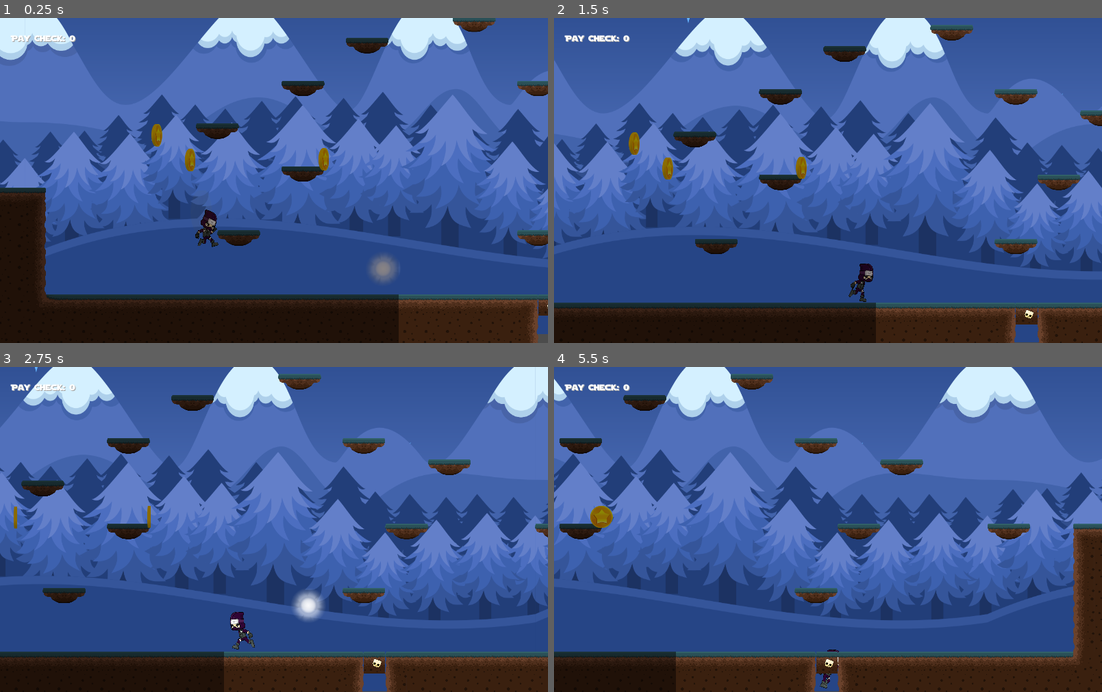
Above: before the commit, frames 1-4 (two rows, left to right).
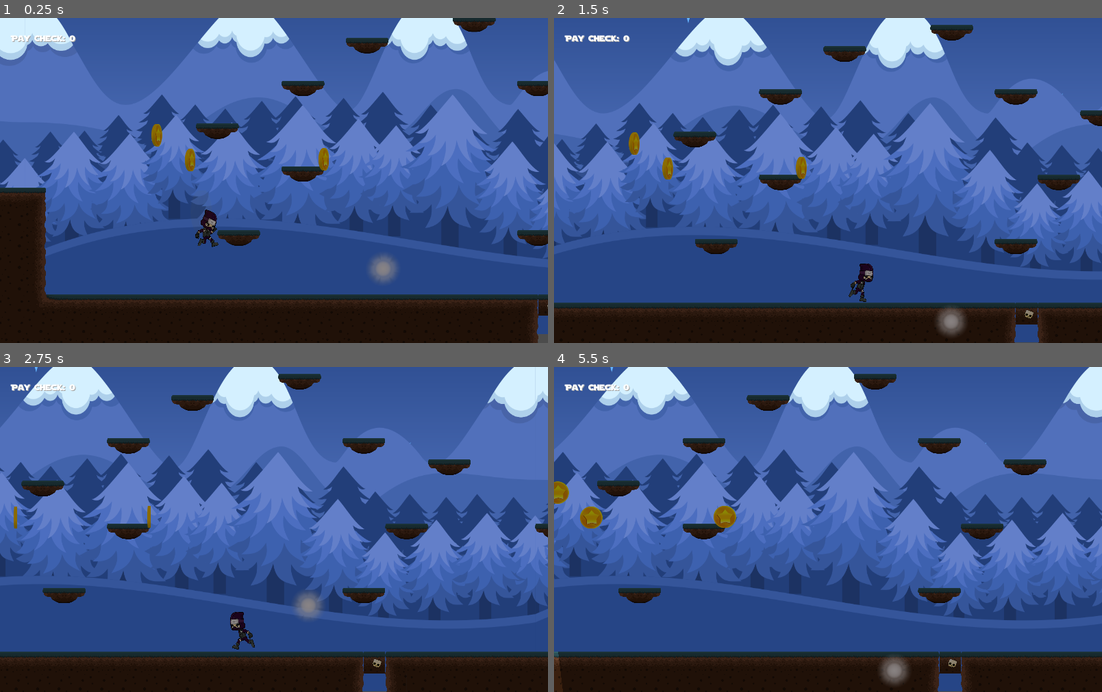
Above: after the commit, the same moments.

Repository: ahmet9cengiz/DarkLight
Game: Godot game, scene res://test.tscn
Two runs of this game, one before a commit and one after it. Both use one fixed random seed, a clock stepped at 60 frames per second and the inputs below. This scene is started directly instead of the project's main scene.
Inputs:
- Up to frame 1 (0.25 s): no input
- Up to frame 2 (1.5 s): tap Enter (ui_accept) at 0.5, 0.77 s; hold Right (ui_right) from 0.53 s (still down)
- Up to frame 3 (2.75 s): tap Enter (ui_accept) at 1.52 s; release Right (ui_right) at 2.03 s; hold Left (ui_left) from 2.03 s (still down)
- Up to frame 4 (5.5 s): release Left (ui_left) at 2.78 s; hold Right (ui_right) 2.78-4.28 s; tap Enter (ui_accept) at 3.02, 3.77, 4.52 s; hold Left (ui_left) 4.28-5.03 s; hold Right (ui_right) from 5.03 s (still down)

The runs differ from the first frame. In frame 1, 4.4% of the frame differs, in the area x 72-100%, y 0-100%; in frame 2, 5.7%; in frame 3, 8.7%; in frame 4, 43%, in the area x 0-100%, y 0-100%.

Commit message:
lightMask is added

Diff:
--- a/DarkLightGame/flashLight.gd
+++ b/DarkLightGame/flashLight.gd
@@ -1,7 +1,4 @@
 extends Area2D
-
-func _process(delta):
-	pass
 
 func _on_flashLight_body_entered(body):
 	if body.name == "Player":
--- /dev/null
+++ b/DarkLightGame/lightMask.gd
@@ -0,0 +1,14 @@
+extends Light2D
+
+onready var effect = $lightMaskEffect
+
+func _ready():
+	effect.interpolate_property(self, 'rotation_degrees', self.rotation_degrees, -90, 20, Tween.TRANS_QUAD, Tween.EASE_IN)
+	effect.start()
+
+func _process(delta):
+	pass
+
+func _on_Area2D_body_exited(body):
+	if body.name == "Player":
+		print("Out of the shade!")
--- a/DarkLightGame/lightMask.tscn
+++ b/DarkLightGame/lightMask.tscn
@@ -1,12 +1,34 @@
-[gd_scene load_steps=2 format=2]
+[gd_scene load_steps=4 format=2]
 
 [ext_resource path="res://images/lightMask.png" type="Texture" id=1]
+[ext_resource path="res://lightMask.gd" type="Script" id=2]
+
+[sub_resource type="RectangleShape2D" id=1]
+extents = Vector2( 519.085, 943.572 )
 
 [node name="lightMask" type="Light2D"]
-position = Vector2( -7.24536, 3.62262 )
-scale = Vector2( 1.00611, 0.99531 )
+position = Vector2( -48.519, -1514.14 )
+scale = Vector2( 4.22554, -2.70198 )
 texture = ExtResource( 1 )
+offset = Vector2( 562.5, -962 )
 texture_scale = 1.85
 color = Color( 0.54902, 0.52549, 0.52549, 1 )
 mode = 3
 range_layer_min = -1
+script = ExtResource( 2 )
+__meta__ = {
+"_edit_group_": true
+}
+
+[node name="Area2D" type="Area2D" parent="."]
+position = Vector2( 555.708, -977.698 )
+__meta__ = {
+"_edit_group_": true
+}
+
+[node name="CollisionShape2D" type="CollisionShape2D" parent="Area2D"]
+scale = Vector2( 1.07231, 1 )
+shape = SubResource( 1 )
+
+[node name="lightMaskEffect" type="Tween" parent="."]
+[connection signal="body_exited" from="Area2D" to="." method="_on_Area2D_body_exited"]
--- a/DarkLightGame/test.tscn
+++ b/DarkLightGame/test.tscn
@@ -1,14 +1,11 @@
-[gd_scene load_steps=8 format=2]
+[gd_scene load_steps=7 format=2]
 
 [ext_resource path="res://test.gd" type="Script" id=1]
 [ext_resource path="res://Player.tscn" type="PackedScene" id=2]
 [ext_resource path="res://background.tscn" type="PackedScene" id=3]
-[ext_resource path="res://lightContainer.tscn" type="PackedScene" id=4]
-[ext_resource path="res://lightMask.tscn" type="PackedScene" id=5]
-[ext_resource path="res://LevelOne.tscn" type="PackedScene" id=6]
-
-[sub_resource type="RectangleShape2D" id=1]
-extents = Vector2( 487.219, 3.08452 )
+[ext_resource path="res://LevelOne.tscn" type="PackedScene" id=4]
+[ext_resource path="res://lightContainer.tscn" type="PackedScene" id=5]
+[ext_resource path="res://lightMask.tscn" type="PackedScene" id=6]
 
 [node name="test" type="Node2D"]
 script = ExtResource( 1 )
@@ -16,21 +13,10 @@
 [node name="Player" parent="." instance=ExtResource( 2 )]
 position = Vector2( 273.485, 411.594 )
 
-[node name="floor" type="StaticBody2D" parent="."]
-editor/display_folded = true
-visible = false
-position = Vector2( 486.802, 606.145 )
-__meta__ = {
-"_edit_group_": true
-}
-
-[node name="CollisionShape2D" type="CollisionShape2D" parent="floor"]
-shape = SubResource( 1 )
-
 [node name="ParallaxBackground" parent="." instance=ExtResource( 3 )]
 
-[node name="lightContainer" parent="." instance=ExtResource( 4 )]
+[node name="Node2D" parent="." instance=ExtResource( 4 )]
 
-[node name="lightMask" parent="." instance=ExtResource( 5 )]
+[node name="lightContainer" parent="." instance=ExtResource( 5 )]
 
-[node name="Node2D" parent="." instance=ExtResource( 6 )]
+[node name="lightMask" parent="." instance=ExtResource( 6 )]
